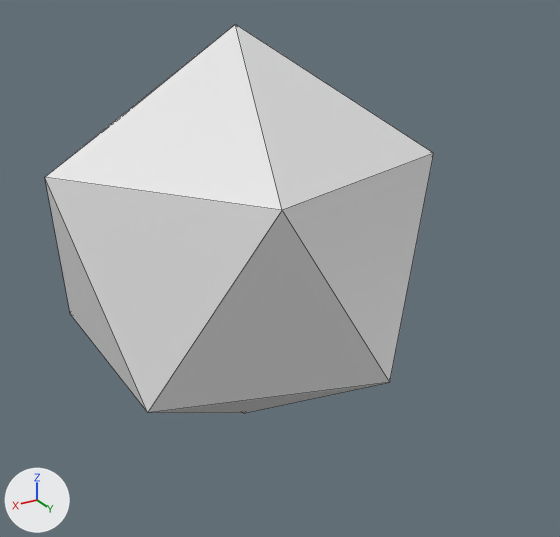
Renders of the OBJ model res/res/entities/moon3/model.obj from each side of a commit.
Before and after are seen from a camera (50 mm lens) standing at (1.65, 3.12, 1.36) and looking at (-0.07, 0.26, -0.07). The lights are fixed; the arrows at lower left show +X, +Y and +Z. Mesh edges are drawn as thin lines. Where no turn or scale is listed for an object, it has been applied to the vertices.

The older version as bpy lines, for what is in view:
```python
me_icosphere_icosphere_001 = bpy.data.meshes.new('Icosphere_Icosphere.001')
me_icosphere_icosphere_001.from_pydata(...)  # an icosphere of 20 faces spanning x -0.89..0.89, y -0.85..0.85, z -1.0..1.0
ob_icosphere_icosphere_001 = bpy.data.objects.new('Icosphere_Icosphere.001', me_icosphere_icosphere_001)
ob_icosphere_icosphere_001.location = (0.0, 0.0, 0.0)
```
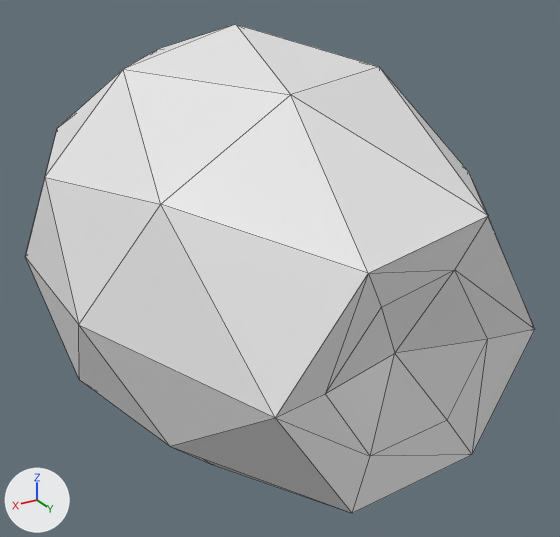
Pixel boxes (x1, y1, x2, y2) of what changed, in the pictures (560 x 537 px):
'Icosphere_Icosphere.001', reshaped (31% wider, 26% taller): before (45, 24, 434, 413); after (25, 24, 535, 513)

Patch to the scene script:
```diff
--- a/res/res/entities/moon3/model.obj.py
+++ b/res/res/entities/moon3/model.obj.py
@@ me_icosphere_icosphere_001 @@
 # used by ob_icosphere_icosphere_001; location = (0.0, 0.0, 0.0)
-me_icosphere_icosphere_001.from_pydata(...)  # 12 vertices, 20 faces; spans x -0.89..0.89, y -0.85..0.85, z -1.0..1.0
+me_icosphere_icosphere_001.from_pydata(...)  # 48 vertices, 92 faces; spans x -0.95..0.95, y -1.0..1.37, z -1.0..1.0
+# me_icosphere_icosphere_001 part 1
+# 4 vertices are removed from x -0.72..0.72, y 0.53..0.85, z -0.45..0.45
+# 20 faces are deleted
+# 40 vertices are added at x -0.95..0.95, y -1.0..1.37, z -0.87..0.85
+# 92 new faces join them
```
